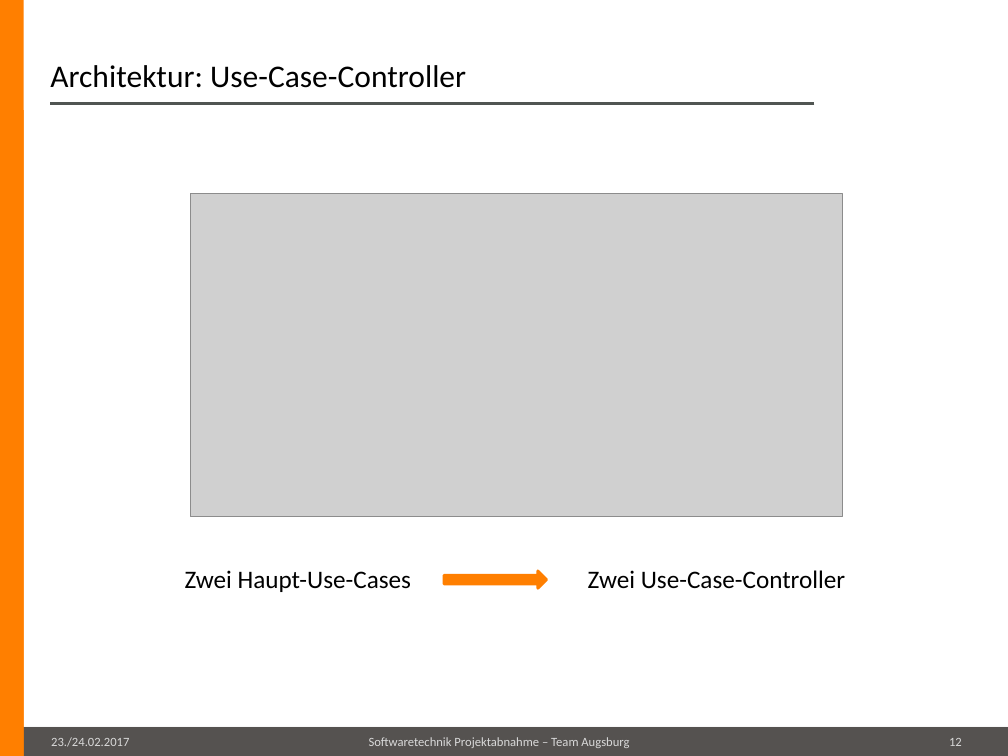
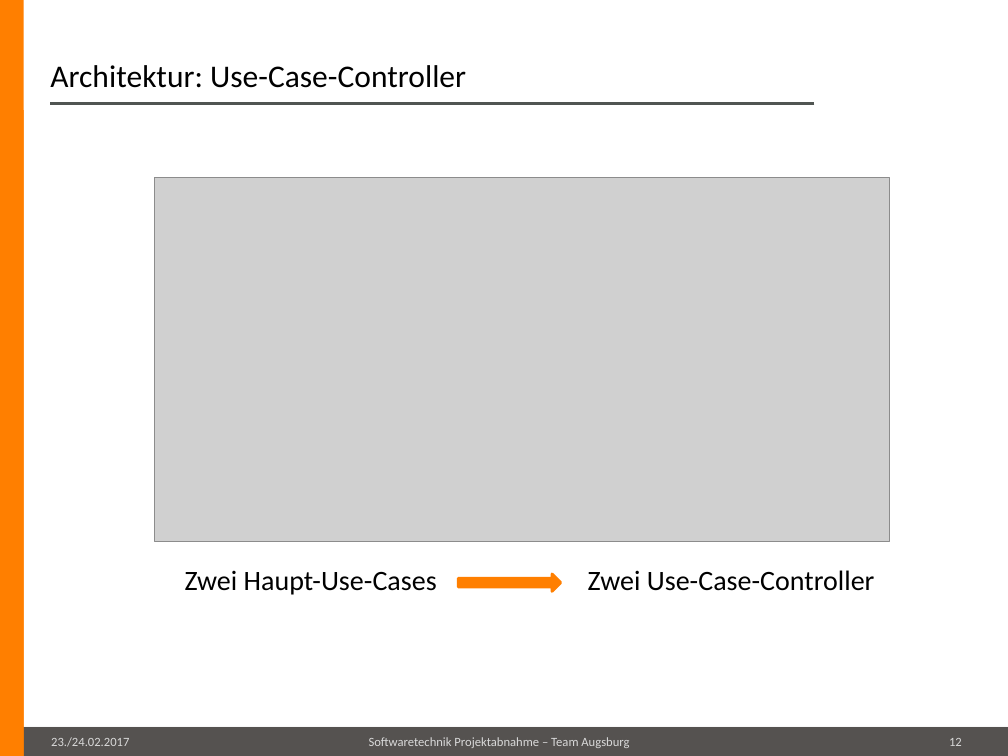
Before and after one commit to maul-esel/swt-projekt, a slide deck: slide 12 of Lingvo/Abgabe/präsentation.pptx. Drawn at 1008x756 pixels with LibreOffice and Linux fonts; fonts in the diff are those of the drawing; grey boxes stand for pictures; background and template pictures are left out. Boxes give left, top, right and bottom in pixels: in the first picture for what was removed or moved away, otherwise in the second. Text is boxed around its words. In the diff, an @@ line names an element or a change of style, - is before the commit and + after.

Commit message:
update presentation

```diff
--- a/Lingvo/Abgabe/präsentation.pptx
+++ b/Lingvo/Abgabe/präsentation.pptx
@@ picture: place and size @@
-picture at bbox=[191, 194, 843, 517]
+picture at bbox=[154, 177, 889, 541]
@@ text "Zwei Haupt-Use-Cases Zwei Use-Case-Controller" at bbox=[185, 570, 875, 595]: size 18 to 20 pt @@
@@ right arrow: place and size @@
-right arrow at bbox=[445, 571, 547, 588]
+right arrow at bbox=[459, 574, 561, 591]
```
Also in this commit, not shown: 2 other slides changed.
